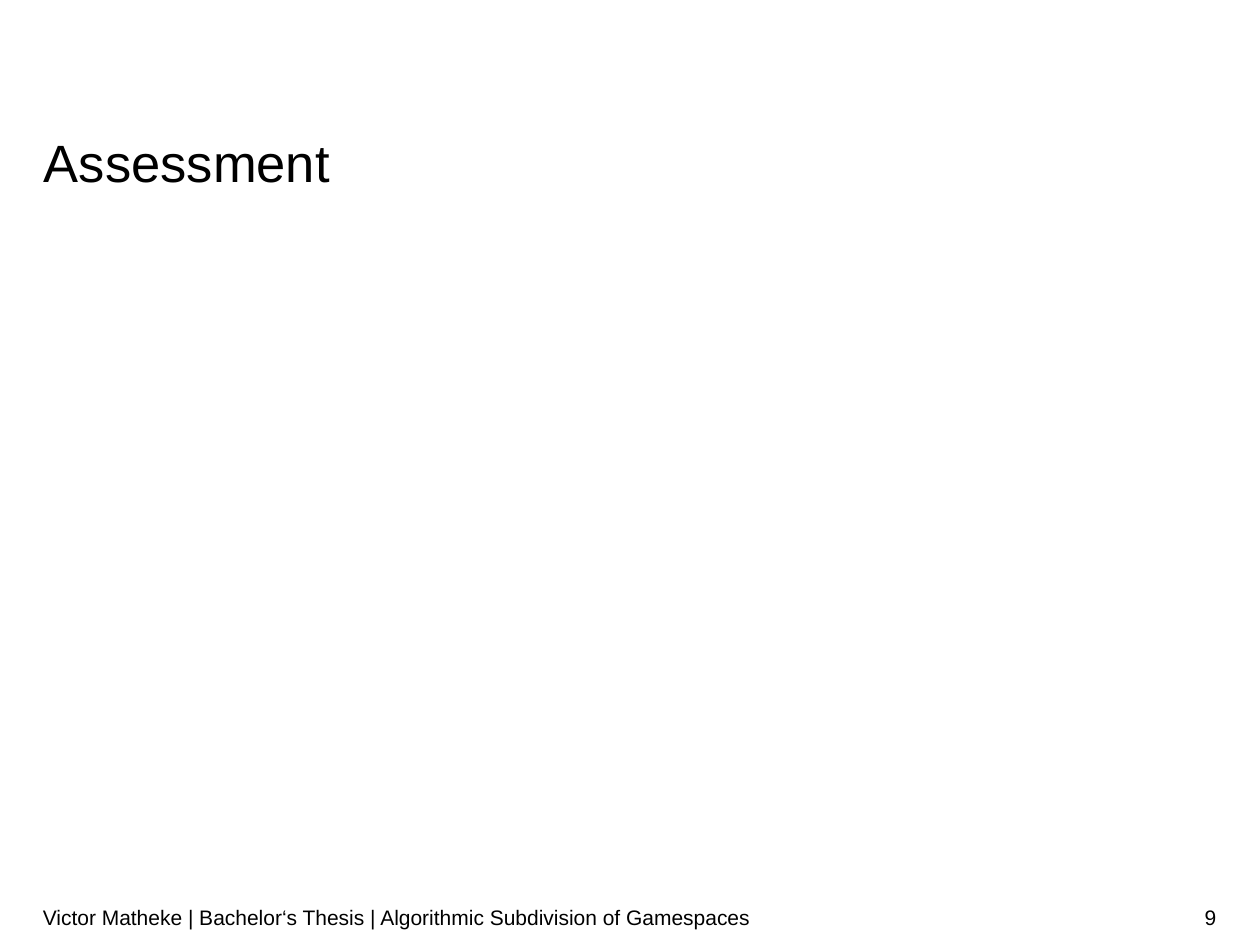
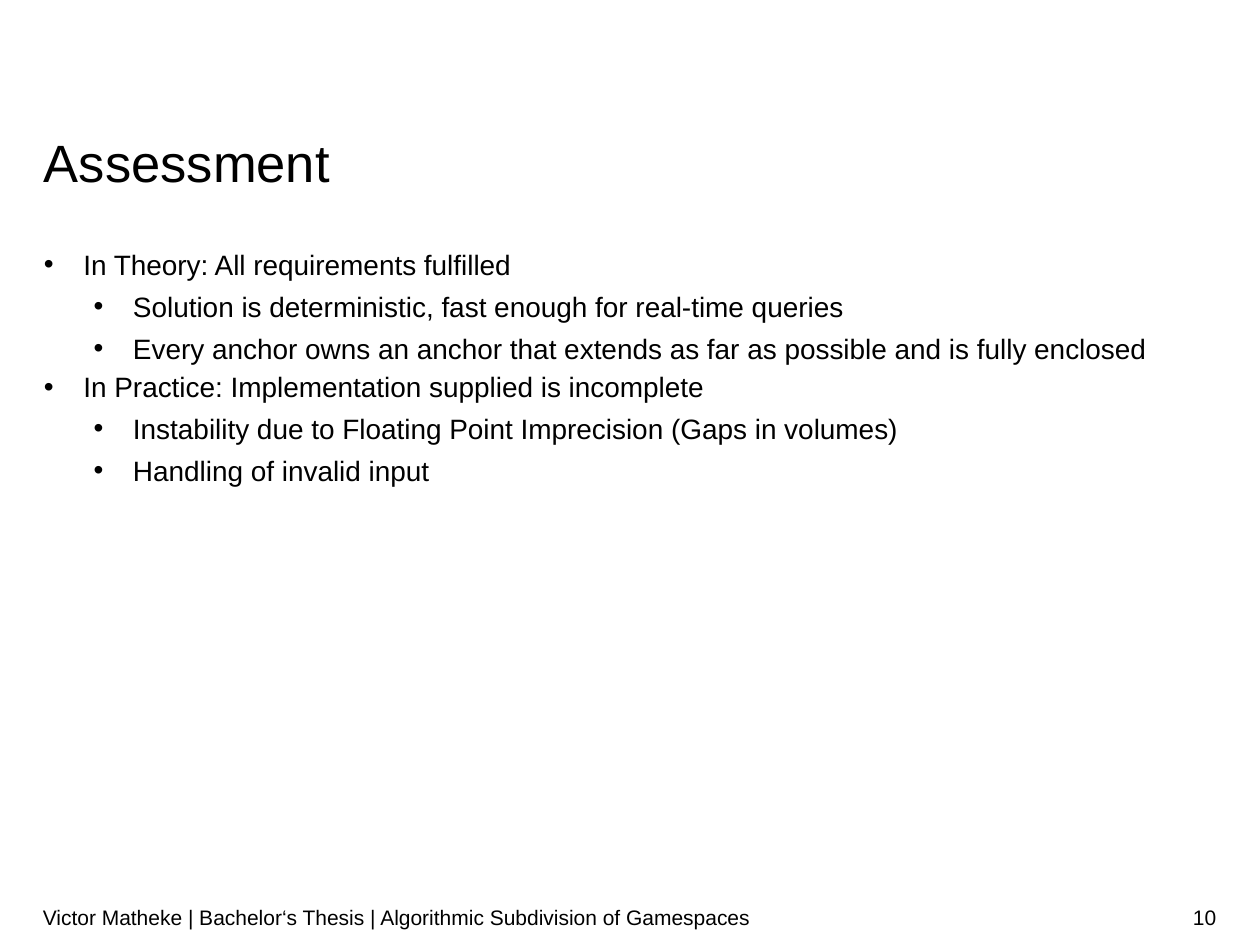
Before and after one commit to surrealtm/Thesis, a slide deck: slide 10 of Presentation/Presentation.pptx (slide 9 before the commit). Drawn at 1260x945 pixels with LibreOffice and Linux fonts; fonts in the diff are those of the drawing; background and template pictures are left out. Boxes give left, top, right and bottom in pixels: in the first picture for what was removed or moved away, otherwise in the second. Text is boxed around its words. In the diff, an @@ line names an element or a change of style, - is before the commit and + after.

```diff
--- a/Presentation/Presentation.pptx
+++ b/Presentation/Presentation.pptx
@@ text added at box(83, 254, 1146, 486), 16 pt, text #000000 @@
+• In Theory: All requirements fulfilled
+    • Solution is deterministic, fast enough for real-time queries
+    • Every anchor owns an anchor that extends as far as possible and is fully enclosed
+• In Practice: Implementation supplied is incomplete
+    • Instability due to Floating Point Imprecision (Gaps in volumes)
+    • Handling of invalid input
@@ page number at box(1193, 910, 1216, 926): text changed @@
-9
+10
```
Also in this commit, not shown: 1 other slide changed, 1 slide added.
